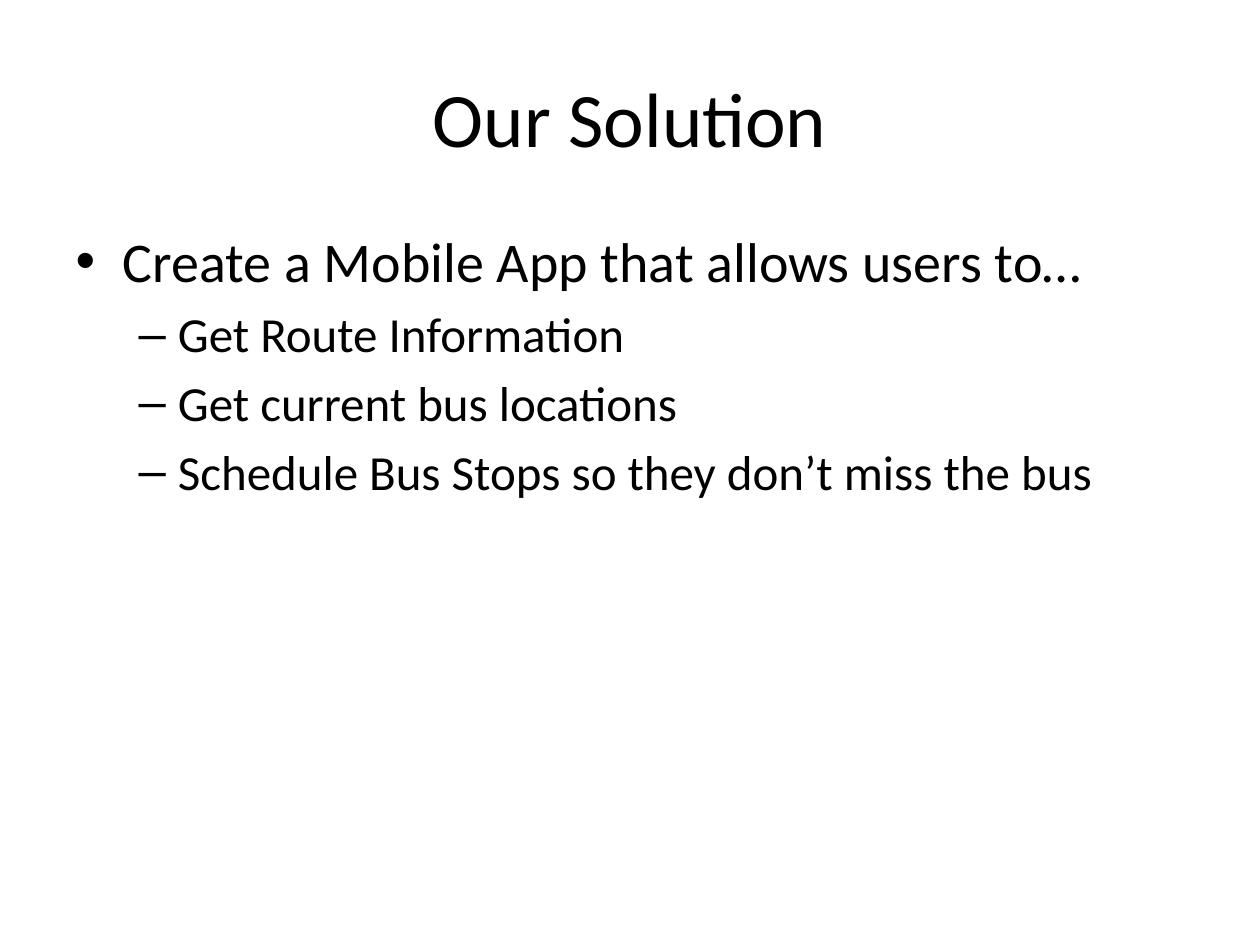
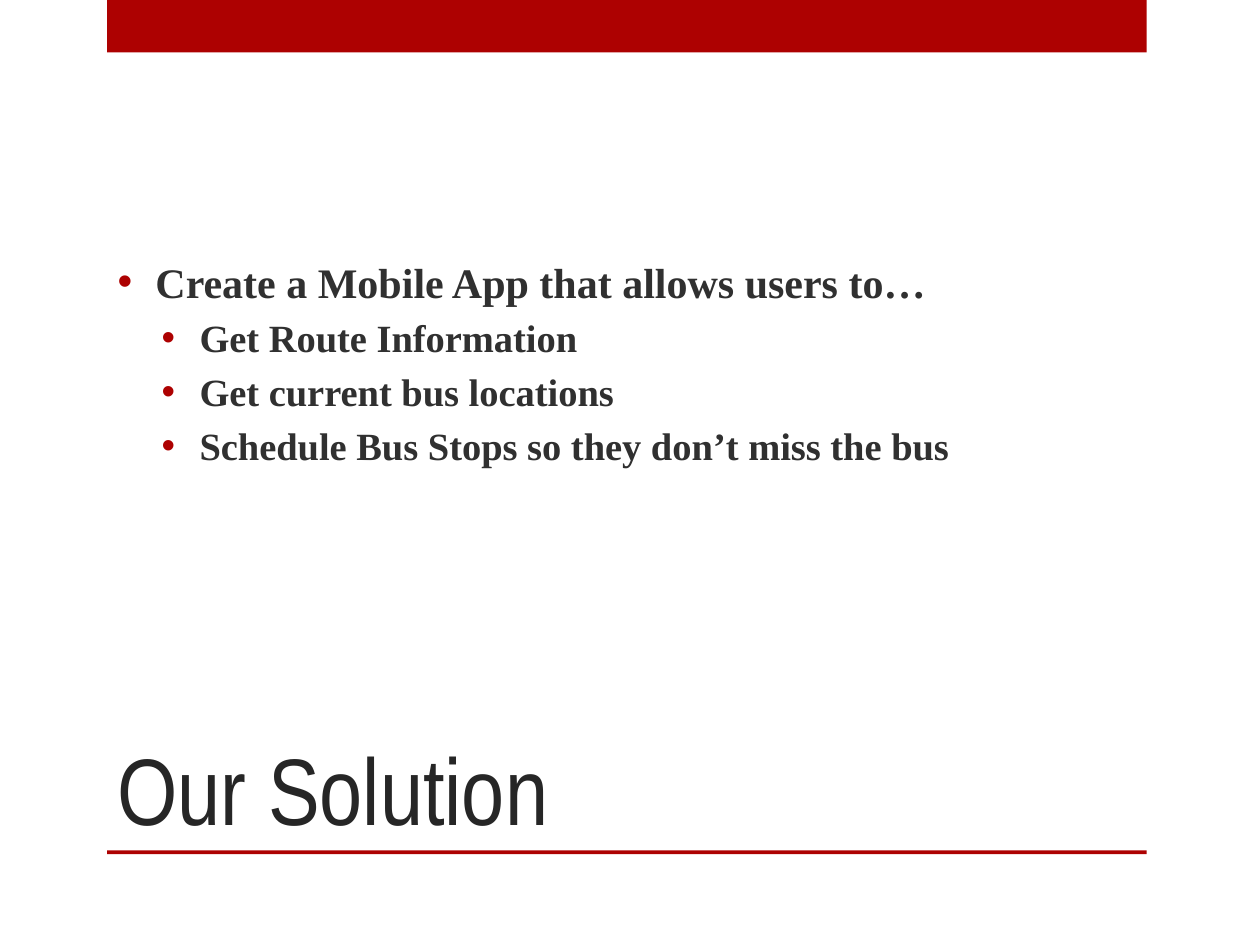
Before and after one commit to UKOpenLexingtonSeniorDesign/presentation, a slide deck: slide 3 of Presentation1.pptx. Drawn at 1260x945 pixels with LibreOffice and Linux fonts; fonts in the diff are those of the drawing; background and template pictures are left out. Boxes give left, top, right and bottom in pixels: in the first picture for what was removed or moved away, otherwise in the second. Text is boxed around its words. In the diff, an @@ line names an element or a change of style, - is before the commit and + after.

Commit message:
Applied a design template and made small changes

```diff
--- a/Presentation1.pptx
+++ b/Presentation1.pptx
@@ background #FFFFFF to picture (left out) @@
@@ rectangle added at (107,0,1147,53), fill #AD0101 @@
@@ text "Create a Mobile App that ...": place and size @@
-text "Create a Mobile App that ..." at (123,243,1092,498)
+text "Create a Mobile App that ..." at (155,269,949,468)
@@ text "Create a Mobile App that ..." at (155,269,949,468): size 32 to 24 pt in "Create a Mobile App that allows users ..."; font Calibri to Times New Roman, text colour #000000 to #303030, bold on; size 28 to 22 pt in "Get Route Information", "Get current bus locations", "Schedule Bus Stops so they don’t miss ..."; indent changed; less space between paragraphs; bullet – to •; vertical alignment top to middle @@
@@ title "Our Solution": place and size @@
-title "Our Solution" at (433,93,826,148)
+title "Our Solution" at (118,756,548,826)
@@ title "Our Solution" at (118,756,548,826): size 44 to 54 pt, font Calibri to Arial Narrow, text colour #000000 to #C9C9C9; alignment centre to left; vertical alignment middle to bottom @@
@@ rectangle added at (107,850,1147,854), fill #AD0101 @@
```
Also in this commit, not shown: 11 other slides changed.
